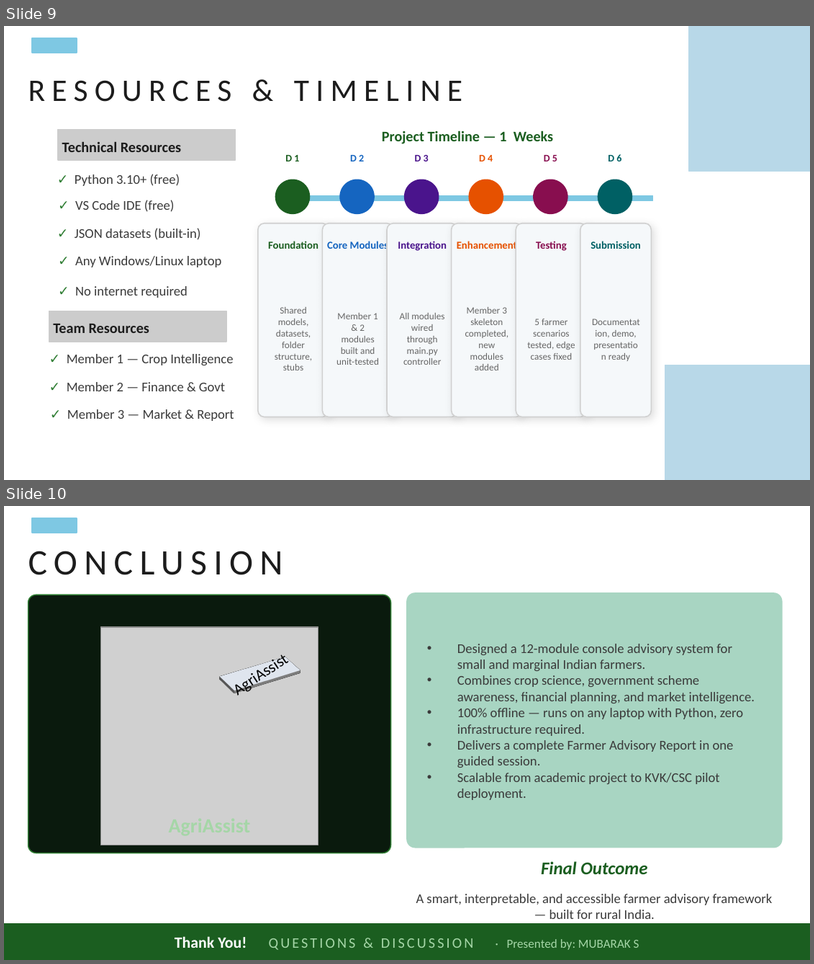
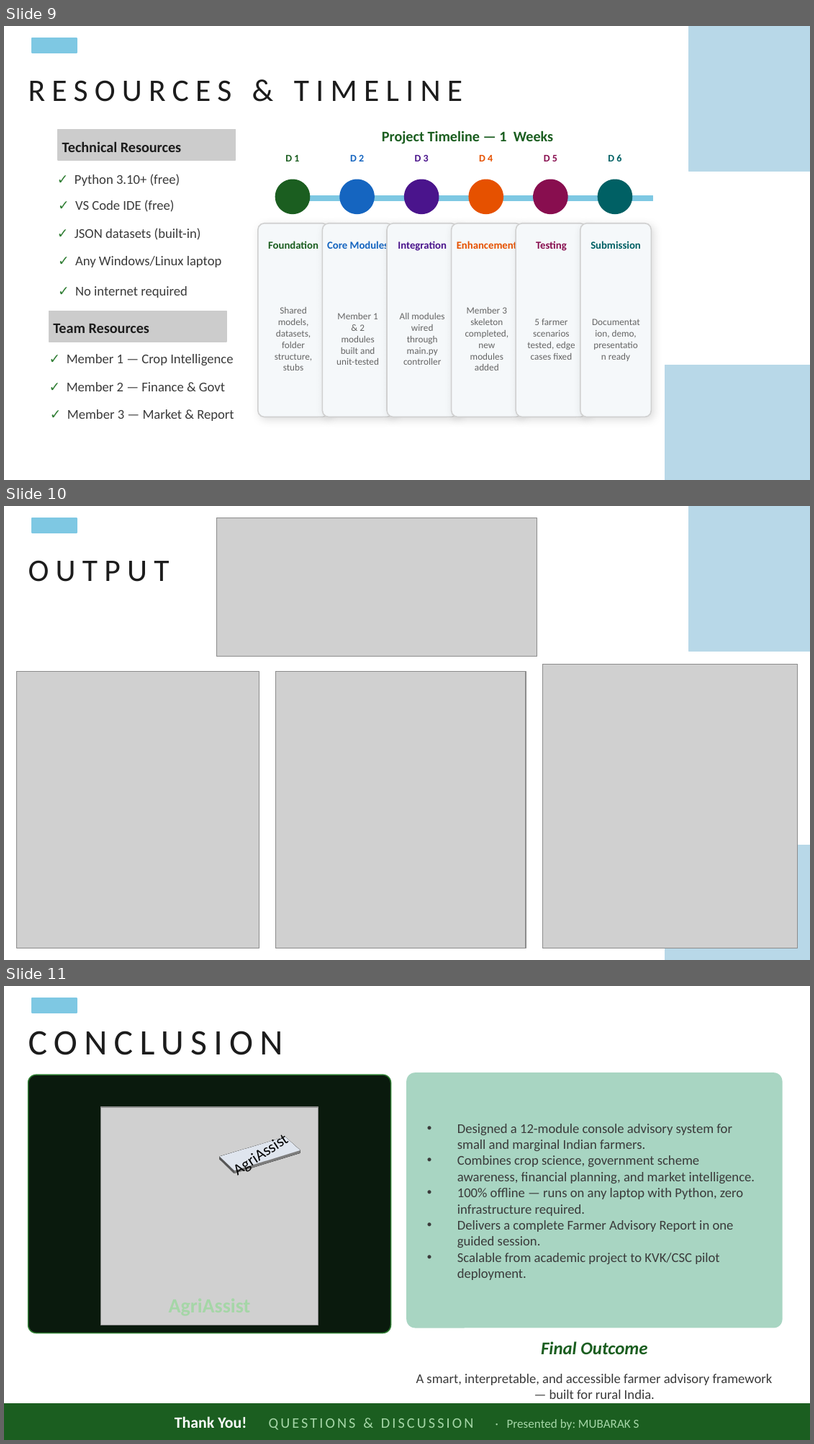
Before and after one commit to mubarak2318/AgriAssist, a slide deck: AgriAssist_Final_Presentation.pptx. Shown one above the other, each under a label of ours: slides 9 and 10 before the commit, slides 9, 10 and 11 after it. The pictures are 814x964 and 814x1444 pixels, drawn with LibreOffice and Linux fonts; fonts in the diff are those of the drawing; grey boxes stand for pictures. Boxes give left, top, right and bottom in pixels: in the first picture for what was removed or moved away, otherwise in the second. Text is boxed around its words. In the diff, an @@ line names an element or a change of style, - is before the commit and + after.

Commit message:
Updated PPT

```diff
--- a/AgriAssist_Final_Presentation.pptx
+++ b/AgriAssist_Final_Presentation.pptx
@@ slide 10 added at (4,506,810,960), background #FFFFFF @@
@@ rectangle added at (32,518,77,533), fill #7EC8E3, outline #7EC8E3 1 pt @@
@@ picture added at (216,518,537,656) @@
@@ rectangle added at (689,506,810,651), fill #B8D8E8, outline #B8D8E8 1 pt @@
@@ text added at (28,560,170,582), 28 pt, text #1C1C1C @@
+OUTPUT
@@ picture added at (17,672,259,948) @@
@@ picture added at (275,672,526,948) @@
@@ picture added at (543,664,797,948) @@
@@ rectangle added at (665,844,810,960), fill #B8D8E8, outline #B8D8E8 1 pt @@
@@ what was slide 10 is now slide 11 @@
```
